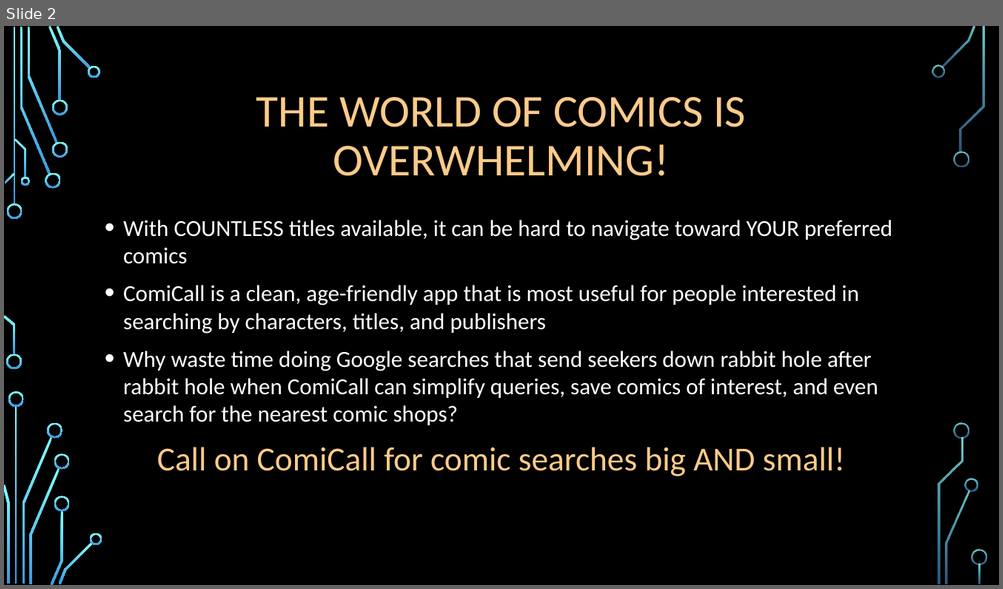
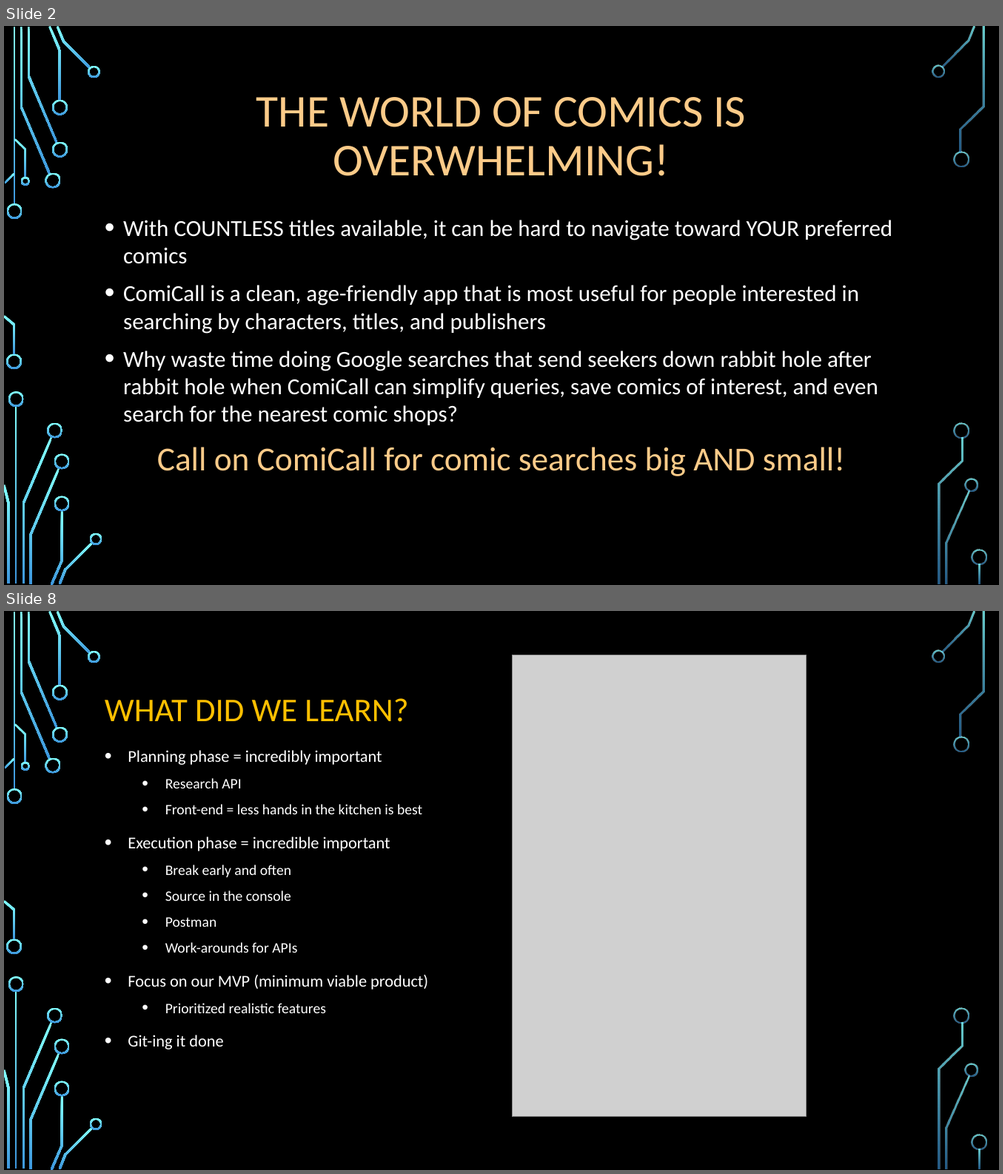
Before and after one commit to maximilianc88/ComiCall, a slide deck: ComiCall Presentation.pptx. Shown one above the other, each under a label of ours: slide 2 before the commit, slides 2 and 8 after it; the slides between them are not shown. The pictures are 1003x589 and 1003x1174 pixels, drawn with LibreOffice and Linux fonts; fonts in the diff are those of the drawing; grey boxes stand for pictures; background and template pictures are left out. Boxes give left, top, right and bottom in pixels: in the first picture for what was removed or moved away, otherwise in the second. Text is boxed around its words. In the diff, an @@ line names an element or a change of style, - is before the commit and + after.

```diff
--- a/ComiCall Presentation.pptx
+++ b/ComiCall Presentation.pptx
@@ slide 8 added at bbox=[4, 611, 999, 1170], background picture (left out); not listed: 36 template elements that a slide beside it also shows @@
@@ picture added at bbox=[512, 655, 806, 1118] @@
@@ title added at bbox=[105, 698, 408, 722], 32 pt, text #FFC000 @@
+WHAT DID WE LEARN?
@@ text added at bbox=[128, 750, 428, 1050], 14 pt, text #FFFFFF @@
+• Planning phase = incredibly important
+  • Research API
+  • Front-end = less hands in the kitchen is best
+• Execution phase = incredible important
+  • Break early and often
+  • Source in the console
+  • Postman
+  • Work-arounds for APIs
+• Focus on our MVP (minimum viable product)
+  • Prioritized realistic features
+• Git-ing it done
```
Also in this commit, not shown: 5 slides changed, 2 other slides added, 1 other file.
